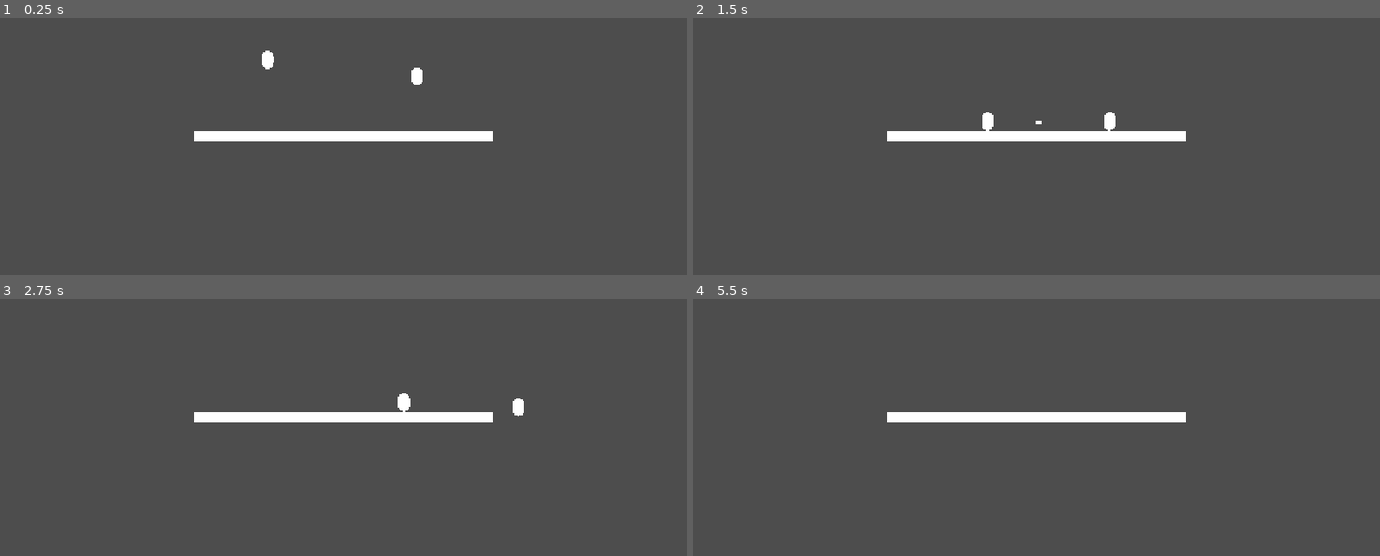
Above: before the commit, frames 1-4 (two rows, left to right).
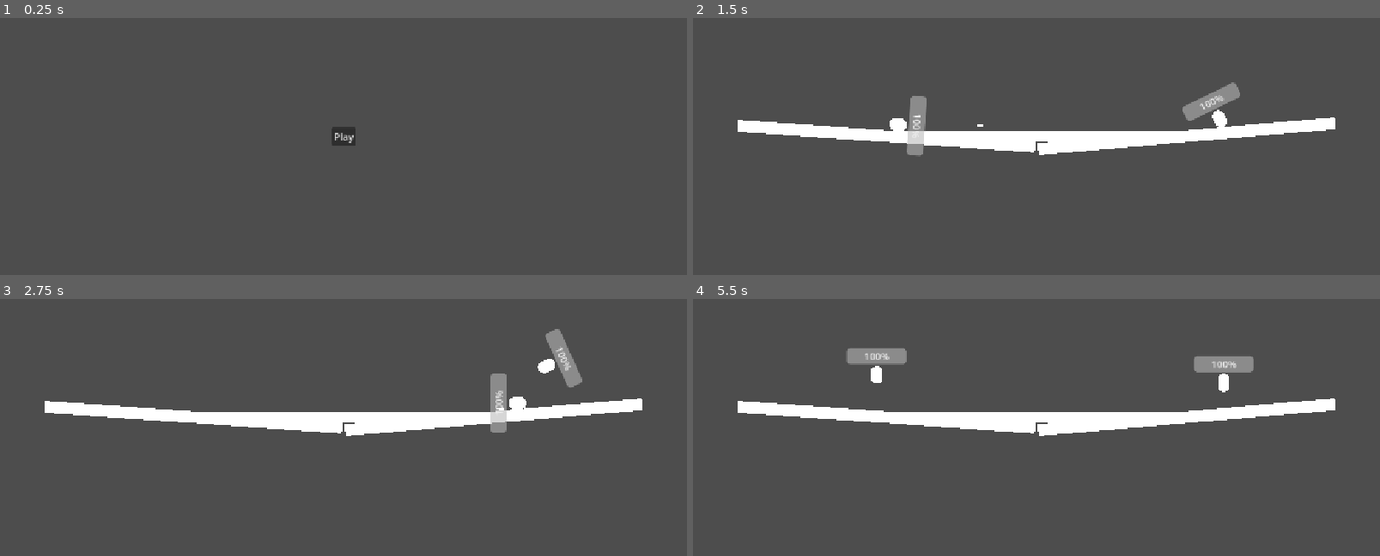
Above: after the commit, the same moments.

Repository: iluebke862/shitpost-fighting-game
Game: Godot game, scene res://main.tscn
The game is run twice, just before and just after one commit, with the same random seed, the same clock (stepped at 60 frames per second) and the same inputs.
Inputs (mouse positions are in pixels of both pictures, inside the frame that each line leads up to):
- Up to frame 1 (0.25 s): no input
- Up to frame 2 (1.5 s): click (1036, 136) at 0.5 s, where only the run after the commit has a clickable "Play"; hold D (P1 - right) from 1.28 s (still down); tap S (P1 - shoot) at 1.35 s
- Up to frame 3 (2.75 s): keep holding D (P1 - right); tap W (P1 - jump) at 1.52, 2.27 s; tap Left (P2 - left) at 2.1 s
- Up to frame 4 (5.5 s): release D (P1 - right) at 2.78 s; hold A (P1 - left) 2.78-3.53 s; hold Right (P2 - right) 2.78-3.53 s; hold D (P1 - right) 3.53-5 s; tap Down (P2 - shoot) at 3.6 s; tap W (P1 - jump) at 3.77, 4.52 s; tap S (P1 - shoot) at 4.35 s; click (1036, 417) at 5 s, where only the run after the commit has a clickable "Play"

The runs differ from the first frame. In frame 1, 2.1% of the frame differs, in the area x 28-72%, y 12-50%; in frame 2, 4.6%, in the area x 6-94%, y 25-54%; in frame 3, 4.4%; in frame 4, 4.5%.
Error before the commit: Parse Error: Expected ":" after "if" condition. (res://deathwall.gd:6)

Commit message:
make the game

Diff:
--- a/deathwall.gd
+++ b/deathwall.gd
@@ -3,4 +3,5 @@
 
 
 func _on_body_entered(body: Node2D) -> void:
-	if body.is_in_group("Players")
+	if body.is_in_group("Players") or body.is_in_group("Projectiles"):
+		body.queue_free()
--- /dev/null
+++ b/main.gd
@@ -0,0 +1,25 @@
+extends Node2D
+
+const maps = [preload("res://map.tscn")]
+const player = preload("res://player.tscn")
+
+var active = false
+
+
+
+func _on_button_pressed() -> void:
+	get_node("map").add_child(maps.pick_random().instantiate())
+	for i in 2:
+		var new = player.instantiate()
+		new.position = get_node("map").get_child(0).get_node("spawns").get_children()[i % get_node("map").get_child(0).get_node("spawns").get_child_count()].position
+		get_node("players").add_child(new)
+		new.player = i+1
+	get_node("Button").hide()
+	active = true
+
+func _process(delta: float) -> void:
+	if active:
+		if get_node("players").get_child_count() == 0:
+			get_node("map").get_child(0).queue_free()
+			active = false
+			get_node("Button").show()
--- a/main.tscn
+++ b/main.tscn
@@ -1,17 +1,30 @@
 [gd_scene format=3 uid="uid://j7rxgo0gu1dv"]
 
-[ext_resource type="PackedScene" uid="uid://b1q8l48u481el" path="res://map.tscn" id="1_0xm2m"]
-[ext_resource type="PackedScene" uid="uid://1a4t40xtb4us" path="res://player.tscn" id="2_h2yge"]
+[ext_resource type="Script" uid="uid://bc6m0srtaw0k4" path="res://main.gd" id="1_ig7tw"]
 
 [node name="main" type="Node2D" unique_id=1112683160]
-
-[node name="map" parent="." unique_id=1432129360 instance=ExtResource("1_0xm2m")]
-
-[node name="player" parent="." unique_id=984992411 instance=ExtResource("2_h2yge")]
-position = Vector2(-127, -157)
-
-[node name="player2" parent="." unique_id=1820685822 instance=ExtResource("2_h2yge")]
-position = Vector2(123, -129)
-player = 2
+script = ExtResource("1_ig7tw")
 
 [node name="Camera2D" type="Camera2D" parent="." unique_id=1170388133]
+
+[node name="Button" type="Button" parent="." unique_id=193293433]
+anchors_preset = 8
+anchor_left = 0.5
+anchor_top = 0.5
+anchor_right = 0.5
+anchor_bottom = 0.5
+offset_left = -20.5
+offset_top = -15.5
+offset_right = 20.5
+offset_bottom = 15.5
+grow_horizontal = 2
+grow_vertical = 2
+size_flags_horizontal = 4
+size_flags_vertical = 4
+text = "Play"
+
+[node name="map" type="Node2D" parent="." unique_id=47177274]
+
+[node name="players" type="Node2D" parent="." unique_id=1433430330]
+
+[connection signal="pressed" from="Button" to="." method="_on_button_pressed"]
--- a/map.tscn
+++ b/map.tscn
@@ -20,13 +20,47 @@
 [node name="MeshInstance2D" type="MeshInstance2D" parent="StaticBody2D" unique_id=1115425620]
 mesh = SubResource("QuadMesh_xqxsa")
 
+[node name="StaticBody2D" type="StaticBody2D" parent="StaticBody2D" unique_id=1501834990]
+position = Vector2(-252, 0)
+rotation = 0.06981317
+
+[node name="CollisionShape2D" type="CollisionShape2D" parent="StaticBody2D/StaticBody2D" unique_id=1000004966]
+shape = SubResource("RectangleShape2D_0i7yq")
+
+[node name="MeshInstance2D" type="MeshInstance2D" parent="StaticBody2D/StaticBody2D" unique_id=457512527]
+mesh = SubResource("QuadMesh_xqxsa")
+
+[node name="StaticBody2D2" type="StaticBody2D" parent="StaticBody2D" unique_id=913738833]
+position = Vector2(252, 0)
+rotation = -0.08726646
+
+[node name="CollisionShape2D" type="CollisionShape2D" parent="StaticBody2D/StaticBody2D2" unique_id=105759212]
+shape = SubResource("RectangleShape2D_0i7yq")
+
+[node name="MeshInstance2D" type="MeshInstance2D" parent="StaticBody2D/StaticBody2D2" unique_id=1670030678]
+mesh = SubResource("QuadMesh_xqxsa")
+
 [node name="Area2D" type="Area2D" parent="." unique_id=1262490121]
 position = Vector2(0, 80)
 collision_layer = 0
-collision_mask = 2
+collision_mask = 6
 script = ExtResource("1_c7s6e")
 
 [node name="CollisionShape2D" type="CollisionShape2D" parent="Area2D" unique_id=2094350328]
 shape = SubResource("WorldBoundaryShape2D_o1m7y")
 
+[node name="spawns" type="Node2D" parent="." unique_id=1230862344]
+
+[node name="1" type="Node2D" parent="spawns" unique_id=514270814]
+position = Vector2(-268, -166)
+
+[node name="2" type="Node2D" parent="spawns" unique_id=2091783201]
+position = Vector2(314, -153)
+
+[node name="3" type="Node2D" parent="spawns" unique_id=558067662]
+position = Vector2(-119, -164)
+
+[node name="4" type="Node2D" parent="spawns" unique_id=660342698]
+position = Vector2(109, -166)
+
 [connection signal="body_entered" from="Area2D" to="Area2D" method="_on_body_entered"]
--- a/player.gd
+++ b/player.gd
@@ -1,16 +1,28 @@
-extends CharacterBody2D
+extends RigidBody2D
 
 var HP = 100
 
-const SPEED = 300.0
-const JUMP_VELOCITY = -400.0
+const SPEED = 50.0
+const JUMP_VELOCITY = -900.0
 var direction = 0
 var lastdirection = 1
 @export var player = 1
 var inputs = [false,false,false,false]
 const projectile = preload("res://projectile.tscn")
+var on_floor = false
+
+func damage(value):
+	HP -= value
+	if HP < 0:
+		queue_free()
 
 func _physics_process(delta: float) -> void:
+	get_node("RayCast2D").rotation = -rotation
+	if get_node("RayCast2D").is_colliding():
+		on_floor = true
+	else:
+		on_floor = false
+		get_node("ProgressBar").value = HP
 	if HP < 0:
 		queue_free()
 
@@ -43,21 +55,23 @@
 
 
 	# Add the gravity.
-	if not is_on_floor():
-		velocity += get_gravity() * delta
+	if not on_floor:
+		linear_velocity += get_gravity() * delta
 
 	# Handle jump.
 	if inputs[2]:
 		inputs[2] = false
-		if is_on_floor():
-			velocity.y = JUMP_VELOCITY
+		if on_floor:
+			linear_velocity.y += JUMP_VELOCITY
 
 	if inputs[3]:
 		var new = projectile.instantiate()
 		get_node("/root/main").add_child(new)
 		new.position = position
 		new.direction = lastdirection
-		new.position += Vector2(10*new.direction,0)
+		new.position += Vector2(50*new.direction,0)
+		new.linear_velocity = Vector2(1000*new.direction,0)
+		new.life = 3
 
 		inputs[3] = false
 
@@ -68,8 +82,5 @@
 	if inputs[1]:
 		direction += 1
 	if direction:
-		velocity.x = direction * SPEED
+		linear_velocity += Vector2(direction * SPEED,0)
 		lastdirection = direction
-	else:
-		velocity.x = move_toward(velocity.x, 0, SPEED)
-	move_and_slide()
--- a/player.tscn
+++ b/player.tscn
@@ -8,8 +8,10 @@
 radius = 10.0
 height = 30.0
 
-[node name="player" type="CharacterBody2D" unique_id=984992411]
+[node name="player" type="RigidBody2D" unique_id=543223306 groups=["Players", "Projectiles"]]
 collision_layer = 2
+collision_mask = 5
+linear_damp = 4.676
 script = ExtResource("1_4flbx")
 
 [node name="CollisionShape2D" type="CollisionShape2D" parent="." unique_id=463844705]
@@ -17,3 +19,14 @@
 
 [node name="MeshInstance2D" type="MeshInstance2D" parent="." unique_id=1791890069]
 mesh = SubResource("CapsuleMesh_0i7yq")
+
+[node name="RayCast2D" type="RayCast2D" parent="." unique_id=1352783166]
+position = Vector2(0, 1)
+target_position = Vector2(0, 21)
+
+[node name="ProgressBar" type="ProgressBar" parent="." unique_id=924370820]
+custom_minimum_size = Vector2(100, 0)
+offset_left = -50.0
+offset_top = -45.0
+offset_right = 50.0
+offset_bottom = -18.0
--- a/project.godot
+++ b/project.godot
@@ -19,6 +19,11 @@
 
 window/stretch/mode="canvas_items"
 window/stretch/aspect="expand"
+
+[global_group]
+
+Players=""
+Projectiles=""
 
 [input]
 
--- a/projectile.gd
+++ b/projectile.gd
@@ -1,11 +1,15 @@
 extends RigidBody2D
 var direction = 1
-
-# Called when the node enters the scene tree for the first time.
+var life = 0
 
 
-
-# Called every frame. 'delta' is the elapsed time since the previous frame.
-func _process(delta: float) -> void:
-
-	linear_velocity = Vector2(1000*direction,0)
+func _physics_process(delta: float) -> void:
+	life -= delta
+	if life < 0:
+		queue_free()
+	for i in get_colliding_bodies():
+		if i.is_in_group("Players"):
+			i.damage(10)
+			print("hi")
+			i.linear_velocity += Vector2(randf()*1000-5,randf()*1000-5)
+			linear_velocity += Vector2(randf()*1000-5,randf()*1000-5)
--- a/projectile.tscn
+++ b/projectile.tscn
@@ -8,7 +8,11 @@
 [sub_resource type="QuadMesh" id="QuadMesh_xqxsa"]
 size = Vector2(10, 5)
 
-[node name="projectile" type="RigidBody2D" unique_id=1572084092]
+[node name="projectile" type="RigidBody2D" unique_id=1572084092 groups=["Projectiles"]]
+collision_layer = 4
+collision_mask = 7
+contact_monitor = true
+max_contacts_reported = 1
 script = ExtResource("1_a85iw")
 
 [node name="CollisionShape2D" type="CollisionShape2D" parent="." unique_id=2076068655]
Not shown, added: main.gd.uid
Not shown, changed: .DS_Store
